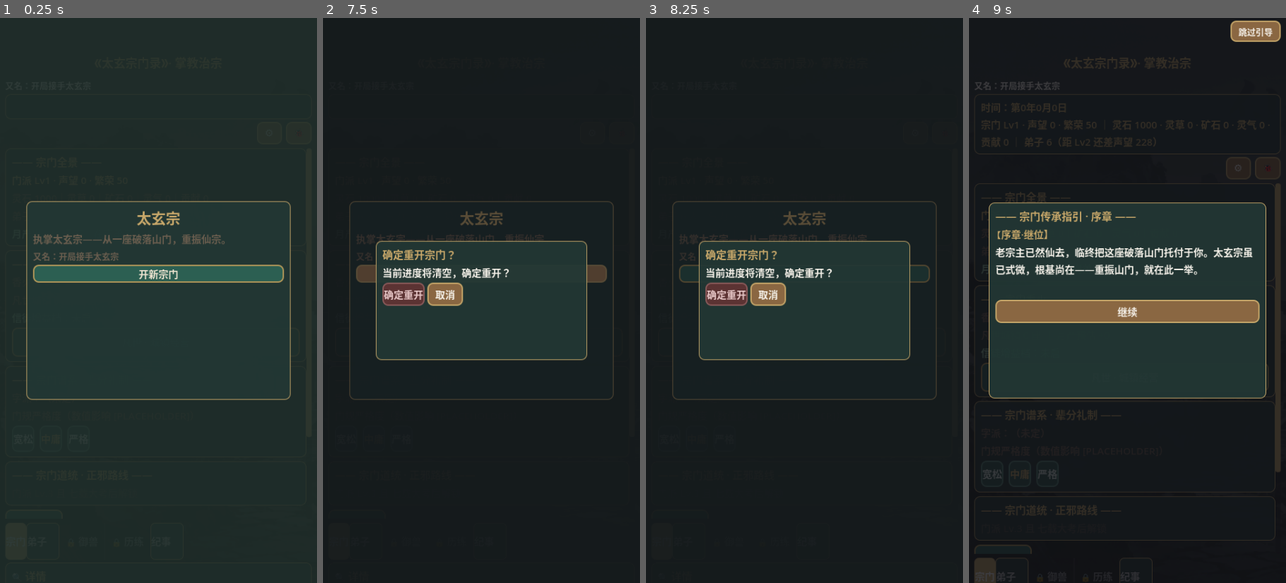
Above: before the commit, frames 1-4 (left to right).
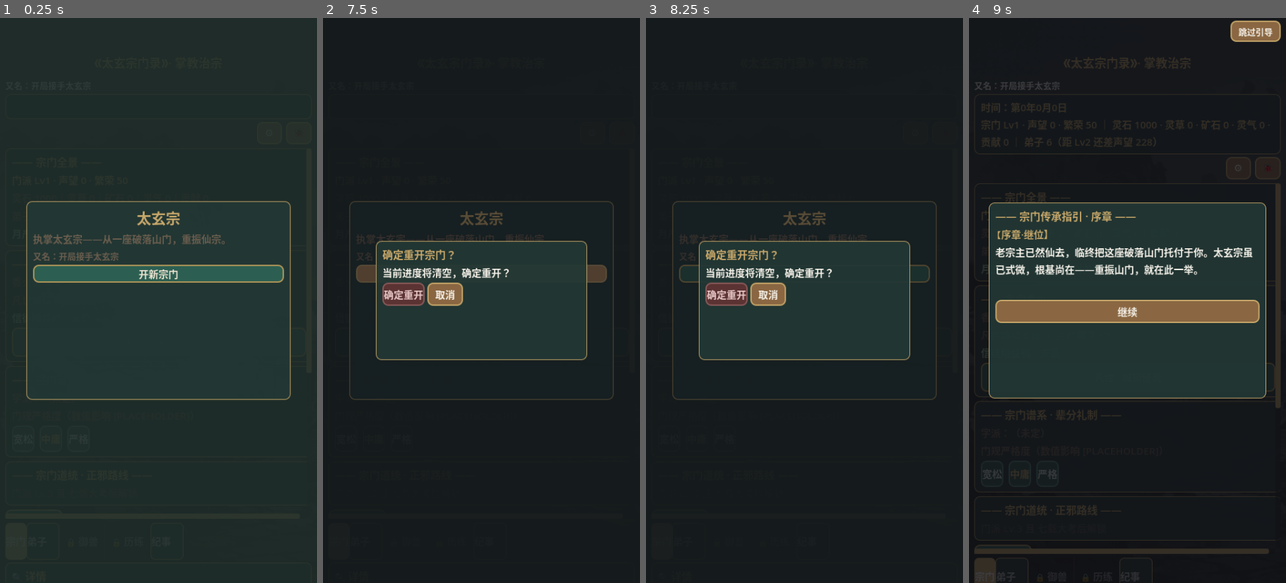
Above: after the commit, the same moments.

Repository: ytysean/xiuxain---game
Game: Godot game, scene res://main.tscn
Same seed, same stepped clock (60 frames per second), same inputs: the game is played once before the commit and once after it.
Inputs (mouse positions are in pixels of both pictures, inside the frame that each line leads up to):
- Up to frame 1 (0.25 s): no input
- Up to frame 2 (7.5 s): click "《太玄宗门录》· 掌教治宗" at 0.5 s; click "⚙" at 1.25 s; click "🐞" at 2 s; click "凡世 · 城镇经营" at 2.75 s; click "宽松" at 3.5 s; click "中庸" at 4.25 s; click "严格" at 5 s; click "ἀ0 宗门要务" at 5.75 s; click (351, 566) at 6.5 s, where only the run before the commit has a clickable "洞府"; click "开新宗门" at 7.25 s
- Up to frame 3 (8.25 s): click (728, 566) at 8 s, where only the run before the commit has a clickable "修炼"
- Up to frame 4 (9 s): click "确定重开" at 8.75 s

The runs differ from the first frame. In frame 4, 1.2% of the frame differs, in the area x 2-99%, y 29-95%.

Commit message:
feat(batch-b): 波次B #4品级权益展示 + #2纪事扩展（零经济触碰·pre_f5 25绿·带2项非阻断CONCERN·O3随波次C修复）

Diff:
--- /dev/null
+++ b/config/品级权益映射.csv
@@ -0,0 +1,5 @@
+品级,门派等级阈值,编制上限,解锁功能,弹窗标题,弹窗文案
+九品,1,10,周边历练,〔九品·开宗〕,开宗立派，编户十人，可遣弟子周边历练，初窥修行门径。
+八品,3,20,丹房·器堂·坊市基础,〔八品·兴业〕,门派渐兴，编户二十，丹房器堂并立，坊市初通，物用稍丰。（对齐原 Lv≥3 解锁）
+七品,5,35,御兽·中级历练,〔七品·隆业〕,基业隆厚，编户三十五，御兽有堂，可遣弟子中级历练，声名渐起。
+六品,7,50,藏经阁高阶功法·宗门大比,〔六品·鼎盛〕,宗门鼎盛，编户五十，藏经阁启高阶功法，七载大比论英雄。
--- a/disciple.gd
+++ b/disciple.gd
@@ -132,8 +132,11 @@
 
 # 解锁职业池（由 Game 按门派等级设置，筑基判定职业时使用）
 static var 解锁职业池: Array = ["道修","体修","法修"]
+# WAVE-B #2：稳定弟子ID分配器（类级自增；load 后由 Game 重置为 max+1，保证跨弟子不重/重载不丢）
+static var 下一弟子ID: int = 1
 
 var 姓名: String = ""
+var 弟子ID: int = 0   # WAVE-B #2：稳定唯一ID（创建时分配，存档持久化，旧档缺键则保留 _init 分配的临时ID）
 var 资质: String = ""
 var 灵根: String = ""
 var 灵根品阶: String = "凡品"   # 灵根品阶轴（天品/极品/上品/良品/凡品），对齐 spec 概率生成。
@@ -184,6 +187,9 @@
 
 func _init():
 	随机生成()
+	# WAVE-B #2：分配稳定唯一ID（_init 在 创建 与 from_dict 前均会执行；from_dict 会按需覆盖为存档ID）
+	弟子ID = 下一弟子ID
+	下一弟子ID += 1
 
 func 总战力() -> int:
 	# 对齐 ADR-001 §4.2：仅计已穿戴装备，走乘性公式
@@ -1042,7 +1048,7 @@
 		if it != null:
 			装备字典[槽] = it.to_dict()
 	return {
-		"姓名": 姓名, "资质": 资质, "灵根": 灵根, "destiny_id": destiny_id, "性格": 性格,
+		"姓名": 姓名, "弟子ID": 弟子ID, "资质": 资质, "灵根": 灵根, "destiny_id": destiny_id, "性格": 性格,
 		"境界": 境界, "寿元": 寿元, "基础修炼速度": 基础修炼速度, "修炼速度": 修炼速度, "战力": 战力, "备注": 备注,
 		"职业": 职业, "堂口": 堂口, "修炼进度": 修炼进度, "年龄": 年龄, "瓶颈打磨值": 瓶颈打磨值, "稳固期剩余": 稳固期剩余, "丹毒": 丹毒,
 		"灵根品阶": 灵根品阶, "身份": 身份, "来源": 来源,
@@ -1056,6 +1062,8 @@
 
 func from_dict(d: Dictionary):
 	姓名 = d.get("姓名", "")
+	# WAVE-B #2：恢复稳定ID（缺键→保留 _init 已分配的临时ID，旧档首次载入即获得唯一ID并随后续存档固化）
+	弟子ID = int(d.get("弟子ID", 弟子ID))
 	资质 = d.get("资质", "")
 	灵根 = d.get("灵根", "")
 	# 灵根品阶：新档直读；旧档按灵根类型推导（天灵根→天品 / 变异→极品 / 五行→上品）
--- a/game_state.gd
+++ b/game_state.gd
@@ -335,6 +335,18 @@
 	_加载阵法配置_S1()
 	_加载阵法物品_S1()
 	弟子变动.emit()
+
+# WAVE-B #2：取弟子纪事（按 弟子ID 过滤；旧档 entry 缺 弟子ID 时回退 弟子==姓名，兼容旧档）
+func 取弟子纪事(目标ID: int, 姓名: String = "") -> Array:
+	var 结果: Array = []
+	for 记 in 宗门纪事:
+		var 记ID: int = int(记.get("弟子ID", 0))
+		if 记ID != 0:
+			if 记ID == 目标ID:
+				结果.append(记)
+		elif 姓名 != "" and 记.get("弟子", "") == 姓名:
+			结果.append(记)
+	return 结果
 
 # 初始建宗（首次运行）：若干练气弟子 + 一位已入门长老作示范
 func 初始建宗():
@@ -997,7 +1009,7 @@
 			_加推演条目("【%s】道心通明，突破至 %s！" % [d.姓名, d.境界], ET_BREAKTHROUGH, PRIO_HIGH, {"弟子": d.姓名, "境界": d.境界})
 			# 天品灵根弟子突破 → 仪式感
 			if d.灵根品阶 == "天品":
-				宗门纪事.append({"日": 累计游戏日, "弟子": d.姓名, "稀有度": "天品", "名称": "天品突破", "文案": "天品灵根弟子【%s】突破至%s，道行精进，全宗灵机涌动。" % [d.姓名, d.境界]})
+				宗门纪事.append({"日": 累计游戏日, "弟子": d.姓名, "弟子ID": d.弟子ID, "稀有度": "天品", "名称": "天品突破", "文案": "天品灵根弟子【%s】突破至%s，道行精进，全宗灵机涌动。" % [d.姓名, d.境界]})
 				设置气运buff(0.02, 0.01, 3)
 				天品突破播报 += "【%s】突破至%s\n" % [d.姓名, d.境界]
 			if d.堂口 != "":
@@ -1630,7 +1642,7 @@
 	奇遇发生.emit(q, d)
 	# 宗门纪事（最简版）：追加本次触发记录
 	宗门纪事.append({
-		"日": 累计游戏日, "弟子": d.姓名, "稀有度": q.get("稀有度", "普通"),
+		"日": 累计游戏日, "弟子": d.姓名, "弟子ID": d.弟子ID, "稀有度": q.get("稀有度", "普通"),
 		"名称": q.get("event_name", "无名奇遇"), "文案": q.get("文案", ""),
 	})
 	return q
@@ -1852,7 +1864,7 @@
 		var 解析摘要: String = _解析并发放奇遇奖励(d, 奖励文本)
 		if 解析摘要 != "":
 			摘要 += 解析摘要
-			宗门纪事.append({"日": 累计游戏日, "弟子": d.姓名, "稀有度": q.get("稀有度", "普通"), "名称": q.get("event_name", "奇遇奖励"), "文案": "获得奖励：%s" % 解析摘要.strip_edges()})
+			宗门纪事.append({"日": 累计游戏日, "弟子": d.姓名, "弟子ID": d.弟子ID, "稀有度": q.get("稀有度", "普通"), "名称": q.get("event_name", "奇遇奖励"), "文案": "获得奖励：%s" % 解析摘要.strip_edges()})
 	# 道心值：待道心系统；本 Sprint 先记 履历（ADR-002 D5）。
 	d.履历.append(摘要)
 
@@ -1897,7 +1909,7 @@
 	d.履历.append(摘要)
 	# 征伐奇遇也写宗门纪事（_尝试触发奇遇的L227可能被冷却/概率拦住）
 	宗门纪事.append({
-		"日": 累计游戏日, "弟子": d.姓名,
+		"日": 累计游戏日, "弟子": d.姓名, "弟子ID": d.弟子ID,
 		"稀有度": q.get("稀有度", "普通"), "名称": "征伐·%s" % q.get("event_name", "无名"),
 		"文案": "%s（回合%d）" % ["大捷" if 战报["is_win"] else "失利", 战报.get("round_count", 0)],
 	})
@@ -2177,7 +2189,7 @@
 			var 得主: Disciple = 弟子列表[randi() % 弟子列表.size()]
 			var 丹: Item = _造低阶物品("dan_yao", "凡阶")
 			得主.背包.append(丹)
-			宗门纪事.append({"日": 累计游戏日, "弟子": 得主.姓名, "稀有度": "建筑被动", "名称": "丹堂赠丹", "文案": "丹堂额外炼制一枚【%s】，赐予【%s】。" % [丹.名称, 得主.姓名]})
+			宗门纪事.append({"日": 累计游戏日, "弟子": 得主.姓名, "弟子ID": 得主.弟子ID, "稀有度": "建筑被动", "名称": "丹堂赠丹", "文案": "丹堂额外炼制一枚【%s】，赐予【%s】。" % [丹.名称, 得主.姓名]})
 			_加推演条目("【丹堂】额外炼出一枚【%s】，赐予弟子。" % 丹.名称, ET_LOOT, PRIO_NORMAL, {"建筑": "dantang"})
 
 	# 器堂赠宝（P0 配置驱动梯度池 + P1 分配权重/保底/冗余 + P2 轻量堂主加成）
@@ -2209,7 +2221,7 @@
 					if 兜底得主 != null:
 						var 兜底器: Item = _造低阶物品("fabao", "凡阶")
 						兜底得主.背包.append(兜底器)
-						宗门纪事.append({"日": 累计游戏日, "弟子": 兜底得主.姓名, "稀有度": "建筑被动", "名称": "器堂赠宝", "文案": "器堂额外锻造一件【%s】，赐予【%s】。" % [兜底器.名称, 兜底得主.姓名]})
+						宗门纪事.append({"日": 累计游戏日, "弟子": 兜底得主.姓名, "弟子ID": 兜底得主.弟子ID, "稀有度": "建筑被动", "名称": "器堂赠宝", "文案": "器堂额外锻造一件【%s】，赐予【%s】。" % [兜底器.名称, 兜底得主.姓名]})
 						_加推演条目("【器堂】额外锻造一件【%s】，赐予弟子。" % 兜底器.名称, ET_LOOT, PRIO_NORMAL, {"建筑": "qitang"})
 						_器堂赠宝_记录上阵(兜底得主)
 			else:
@@ -2230,12 +2242,12 @@
 					if 冗余:
 						# P1 冗余：法宝同品阶及以上已持有 → 拆解折算阵纹碎片入背包（不建仓库）
 						_发放阵纹碎片(得主, 数量)
-						宗门纪事.append({"日": 累计游戏日, "弟子": 得主.姓名, "稀有度": "建筑被动", "名称": "器堂赠宝·拆解", "文案": "【%s】已执同阶法宝，赠宝拆解折算阵纹碎片×%d。" % [得主.姓名, 数量]})
+						宗门纪事.append({"日": 累计游戏日, "弟子": 得主.姓名, "弟子ID": 得主.弟子ID, "稀有度": "建筑被动", "名称": "器堂赠宝·拆解", "文案": "【%s】已执同阶法宝，赠宝拆解折算阵纹碎片×%d。" % [得主.姓名, 数量]})
 						_加推演条目("【器堂】赠宝与同阶法宝重叠，拆解折算阵纹碎片×%d。" % 数量, ET_LOOT, PRIO_NORMAL, {"建筑": "qitang"})
 					else:
 						for _i in range(数量):
 							得主.背包.append(_造器堂赠宝物(命中行))
-						宗门纪事.append({"日": 累计游戏日, "弟子": 得主.姓名, "稀有度": "建筑被动", "名称": "器堂赠宝", "文案": "器堂赐下【%s】×%d，予【%s】。" % [命中行.get("item_name", ""), 数量, 得主.姓名]})
+						宗门纪事.append({"日": 累计游戏日, "弟子": 得主.姓名, "弟子ID": 得主.弟子ID, "稀有度": "建筑被动", "名称": "器堂赠宝", "文案": "器堂赐下【%s】×%d，予【%s】。" % [命中行.get("item_name", ""), 数量, 得主.姓名]})
 						_加推演条目("【器堂】赐下【%s】×%d。" % [命中行.get("item_name", ""), 数量], ET_LOOT, PRIO_NORMAL, {"建筑": "qitang"})
 					_器堂赠宝_记录上阵(得主)
 
@@ -2413,7 +2425,7 @@
 		var 高档名: String = 序[idx + 1]
 		d.destiny_id = 高品级池[randi() % 高品级池.size()]
 		d._应用命格养成加成()
-		宗门纪事.append({"日": 累计游戏日, "弟子": d.姓名, "稀有度": "建筑被动", "名称": "命格重塑", "文案": "洗髓池机缘，【%s】命格品质提升（%s→%s）。" % [d.姓名, 当前品级, 高档名]})
+		宗门纪事.append({"日": 累计游戏日, "弟子": d.姓名, "弟子ID": d.弟子ID, "稀有度": "建筑被动", "名称": "命格重塑", "文案": "洗髓池机缘，【%s】命格品质提升（%s→%s）。" % [d.姓名, 当前品级, 高档名]})
 		_加推演条目("【洗髓池】天道垂青，【%s】命格品质提升。" % d.姓名, ET_SECT, PRIO_NORMAL, {"建筑": "xichi"})
 		做了 = true
 	else:
@@ -2421,7 +2433,7 @@
 		if d.性格 in 负面:
 			var 中性: Array = ["沉稳守道", "恬淡悟道", "仁心济世", "守礼尊师"]
 			var 新性格: String = 中性[randi() % 中性.size()]
-			宗门纪事.append({"日": 累计游戏日, "弟子": d.姓名, "稀有度": "建筑被动", "名称": "性格洗练", "文案": "洗髓池机缘，【%s】洗去「%s」心障，转「%s」。" % [d.姓名, d.性格, 新性格]})
+			宗门纪事.append({"日": 累计游戏日, "弟子": d.姓名, "弟子ID": d.弟子ID, "稀有度": "建筑被动", "名称": "性格洗练", "文案": "洗髓池机缘，【%s】洗去「%s」心障，转「%s」。" % [d.姓名, d.性格, 新性格]})
 			d.性格 = 新性格
 			_加推演条目("【洗髓池】天道垂青，【%s】洗去心障，心性转善。" % d.姓名, ET_SECT, PRIO_NORMAL, {"建筑": "xichi"})
 			做了 = true
@@ -2429,7 +2441,7 @@
 			var 高档名: String = 序[idx + 1]
 			d.destiny_id = 高品级池[randi() % 高品级池.size()]
 			d._应用命格养成加成()
-			宗门纪事.append({"日": 累计游戏日, "弟子": d.姓名, "稀有度": "建筑被动", "名称": "命格重塑", "文案": "洗髓池机缘，【%s】命格品质提升（%s→%s）。" % [d.姓名, 当前品级, 高档名]})
+			宗门纪事.append({"日": 累计游戏日, "弟子": d.姓名, "弟子ID": d.弟子ID, "稀有度": "建筑被动", "名称": "命格重塑", "文案": "洗髓池机缘，【%s】命格品质提升（%s→%s）。" % [d.姓名, 当前品级, 高档名]})
 			_加推演条目("【洗髓池】天道垂青，【%s】命格品质提升。" % d.姓名, ET_SECT, PRIO_NORMAL, {"建筑": "xichi"})
 			做了 = true
 	# 注：若弟子已为投放最高品级(极品，天品未投放)且性格非负面，则本次机缘无实质收益（极罕见，不写条目）
@@ -2491,7 +2503,7 @@
 		var 旧负责 := 现负责
 		_设负责人(d.堂口, d)
 		if 旧负责 != null:
-			宗门纪事.append({"日": 累计游戏日, "弟子": 旧负责.姓名, "稀有度": "宗门", "名称": "人事变动", "文案": "【人事】%s主事由 %s 接替 %s" % [堂口列表[d.堂口]["名称"], d.姓名, 旧负责.姓名]})
+			宗门纪事.append({"日": 累计游戏日, "弟子": 旧负责.姓名, "弟子ID": 旧负责.弟子ID, "稀有度": "宗门", "名称": "人事变动", "文案": "【人事】%s主事由 %s 接替 %s" % [堂口列表[d.堂口]["名称"], d.姓名, 旧负责.姓名]})
 
 func _设负责人(key: String, d: Disciple):
 	# S1 批2：仅当主事实际变更（旧主事存在且非同一人）→ 政绩清零 + 里程碑/事件标记重置（新任期）。
@@ -2515,7 +2527,7 @@
 		return false
 	_设负责人(key, d)
 	堂口列表[key]["负责人锁定"] = true
-	宗门纪事.append({"日": 累计游戏日, "弟子": d.姓名, "稀有度": "宗门", "名称": "人事任命", "文案": "【人事】%s 被任命为%s主事" % [d.姓名, 堂口列表[key]["名称"]]})
+	宗门纪事.append({"日": 累计游戏日, "弟子": d.姓名, "弟子ID": d.弟子ID, "稀有度": "宗门", "名称": "人事任命", "文案": "【人事】%s 被任命为%s主事" % [d.姓名, 堂口列表[key]["名称"]]})
 	_加推演条目("【人事】%s 任%s主事。" % [d.姓名, 堂口列表[key]["名称"]], ET_APPOINT, PRIO_NORMAL, {"弟子": d.姓名, "堂口": key})
 	弟子变动.emit()
 
@@ -2695,13 +2707,13 @@
 		d.考核心得 = true
 		贡献点 -= 考核失败扣减
 		结果["贡献扣减"] += 考核失败扣减
-		宗门纪事.append({"日": 累计游戏日, "弟子": d.姓名, "稀有度": "宗门", "名称": "阶位考核", "文案": "【考核】%s 晋阶%s失利，需再磨砺。" % [d.姓名, 目标阶位]})
+		宗门纪事.append({"日": 累计游戏日, "弟子": d.姓名, "弟子ID": d.弟子ID, "稀有度": "宗门", "名称": "阶位考核", "文案": "【考核】%s 晋阶%s失利，需再磨砺。" % [d.姓名, 目标阶位]})
 	结果["阶位"] = d.阶位
 	return 结果
 
 # 晋升仪式感：纪事永录 + 推演条目 + 全宗士气临时加成（复用 设置气运buff，§4.7）
 func _晋升仪式感(d: Disciple):
-	宗门纪事.append({"日": 累计游戏日, "弟子": d.姓名, "稀有度": "宗门", "名称": "阶位晋升", "文案": "【晋升】%s 晋升为 阶位·%s" % [d.姓名, d.阶位]})
+	宗门纪事.append({"日": 累计游戏日, "弟子": d.姓名, "弟子ID": d.弟子ID, "稀有度": "宗门", "名称": "阶位晋升", "文案": "【晋升】%s 晋升为 阶位·%s" % [d.姓名, d.阶位]})
 	_加推演条目("【晋升】%s 任 阶位·%s。" % [d.姓名, d.阶位], ET_APPOINT, PRIO_NORMAL, {"弟子": d.姓名, "阶位": d.阶位})
 	match d.阶位:
 		"堂主", "长老": 设置气运buff(0.02, 0.01, 3)
@@ -2733,7 +2745,7 @@
 	var 新idx: int = idx - 1
 	d.阶位 = ("无" if 新idx < 0 else d.阶位层级序[新idx])
 	结果["ok"] = true
-	宗门纪事.append({"日": 累计游戏日, "弟子": d.姓名, "稀有度": "宗门", "名称": "罢免阶位", "文案": "【罢免】%s 被罢去阶位，现任 阶位·%s。" % [d.姓名, d.阶位]})
+	宗门纪事.append({"日": 累计游戏日, "弟子": d.姓名, "弟子ID": d.弟子ID, "稀有度": "宗门", "名称": "罢免阶位", "文案": "【罢免】%s 被罢去阶位，现任 阶位·%s。" % [d.姓名, d.阶位]})
 	return 结果
 
 func _按姓名找(名: String) -> Disciple:
@@ -2823,7 +2835,7 @@
 	# 天品灵根弟子 → 破格：写宗门纪事 + 触发全宗气运 buff（7日 修炼+3%/产出+2%）
 	for 徒 in 新徒:
 		if 徒.灵根品阶 == "天品":
-			宗门纪事.append({"日": 累计游戏日, "弟子": 徒.姓名, "稀有度": "天品", "名称": "天品灵根弟子", "文案": "接引大典检出天品灵根弟子【%s】，全宗士气大振。" % 徒.姓名})
+			宗门纪事.append({"日": 累计游戏日, "弟子": 徒.姓名, "弟子ID": 徒.弟子ID, "稀有度": "天品", "名称": "天品灵根弟子", "文案": "接引大典检出天品灵根弟子【%s】，全宗士气大振。" % 徒.姓名})
 			设置气运buff(0.03, 0.02, 7)
 			立大功标记[徒.姓名] = true   # D5：天品接引 = 立大功（运行时态标记，支持声望破格）
 			break
@@ -3094,7 +3106,7 @@
 			宗门库房.append(it)
 		d.背包.clear()
 		# 纪事入册（按身份分档）
-		宗门纪事.append({"日": 累计游戏日, "弟子": d.姓名, "名称": "坐化", "文案": _坐化纪事文案(d)})
+		宗门纪事.append({"日": 累计游戏日, "弟子": d.姓名, "弟子ID": d.弟子ID, "名称": "坐化", "文案": _坐化纪事文案(d)})
 		_加推演条目("【%s】寿元耗尽，坐化于山门。" % d.姓名, ET_SECT, PRIO_NORMAL, {"弟子": d.姓名})
 		弟子列表.erase(d)
 
@@ -3273,6 +3285,12 @@
 		var d := Disciple.new()
 		d.from_dict(dd)
 		弟子列表.append(d)
+	# WAVE-B #2：载入后重置ID分配器，避免后续新建弟子与已载入弟子ID冲突（取现有最大ID+1）
+	var _max弟子ID := 0
+	for _d in 弟子列表:
+		if _d.弟子ID > _max弟子ID:
+			_max弟子ID = _d.弟子ID
+	Disciple.下一弟子ID = max(Disciple.下一弟子ID, _max弟子ID + 1)
 	for ed in data.get("lingshou_dan", []):
 		var e := Beast.new()
 		e.from_dict(ed)
--- a/main.gd
+++ b/main.gd
@@ -434,6 +434,7 @@
 	内容.add_child(_宗门谱系面板())
 	内容.add_child(_宗门路线面板())   # S1 批5-C：正邪路线抉择面板（挂宗门页，不新开 Tab）
 	内容.add_child(_建_玉牌())
+	内容.add_child(_品级权益总览面板())   # WAVE-B #4：当前品级权益总览（读 门派等级→映射品级权益；复用本页，不新增按钮）
 	# W4 快捷入口网格（受控，禁止滚动按钮墙）
 	var 网格 := GridContainer.new()
 	网格.columns = 3
@@ -1029,7 +1030,7 @@
 	Game.结算征伐奇遇(当前选中, 征伐事件)
 	# 补写宗门纪事（强制征伐绕过了 _尝试触发奇遇 的纪事写入路径）
 	Game.宗门纪事.append({
-		"日": Game.累计游戏日, "弟子": 当前选中.姓名,
+		"日": Game.累计游戏日, "弟子": 当前选中.姓名, "弟子ID": 当前选中.弟子ID,
 		"稀有度": 征伐事件.get("稀有度", "普通"),
 		"名称": 征伐事件.get("event_name", "强制征伐"),
 		"文案": 征伐事件.get("文案", "") + " [调试]",
@@ -1060,7 +1061,7 @@
 		_toast("（无弟子可承载聚气丹奇遇）")
 		return
 	var 摘要: String = Game._解析并发放奇遇奖励(d, "dan_low:2")
-	Game.宗门纪事.append({"日": Game.累计游戏日, "弟子": d.姓名, "稀有度": "普通", "名称": "调试·聚气丹", "文案": "获得奖励：%s" % 摘要.strip_edges()})
+	Game.宗门纪事.append({"日": Game.累计游戏日, "弟子": d.姓名, "弟子ID": d.弟子ID, "稀有度": "普通", "名称": "调试·聚气丹", "文案": "获得奖励：%s" % 摘要.strip_edges()})
 	if 当前页名 == "纪事":
 		刷新纪事()
 	_toast("（已强制触发聚气丹奇遇，见「纪事」页签点击验证）")
@@ -1160,6 +1161,61 @@
 			return 评级_默认
 
 # P1：七载大典仪式弹窗（双周期评级收口庆典，零数值，纯展示）
+# WAVE-B #4：品级权益映射表（config/品级权益映射.csv）→ 等级→权益行（懒加载，缺表回退空）
+var _品级权益缓存: Array = []
+var _品级权益已加载: bool = false
+
+func _品级权益表() -> Array:
+	if _品级权益已加载:
+		return _品级权益缓存
+	_品级权益已加载 = true
+	var file: FileAccess = FileAccess.open("res://config/品级权益映射.csv", FileAccess.READ)
+	if file == null:
+		return _品级权益缓存
+	file.get_csv_line()  # 跳过 header
+	while not file.eof_reached():
+		var parts: PackedStringArray = file.get_csv_line()
+		if parts.size() < 6:
+			continue
+		_品级权益缓存.append({
+			"品级": parts[0].strip_edges(),
+			"门派等级阈值": int(parts[1].strip_edges()),
+			"编制上限": parts[2].strip_edges(),
+			"解锁功能": parts[3].strip_edges(),
+			"弹窗标题": parts[4].strip_edges(),
+			"弹窗文案": parts[5].strip_edges(),
+		})
+	return _品级权益缓存
+
+# WAVE-B #4：门派等级 → 权益行（取 门派等级阈值 <= 等级 的最高档；缺表回退空字典）
+func _门派等级到品级权益(等级: int) -> Dictionary:
+	var 表: Array = _品级权益表()
+	var 命中: Dictionary = {}
+	for r in 表:
+		if r["门派等级阈值"] <= 等级:
+			if 命中.is_empty() or r["门派等级阈值"] > 命中["门派等级阈值"]:
+				命中 = r
+	return 命中
+
+# WAVE-B #4：宗门设置页——当前品级权益总览（读 门派等级→映射品级权益；纯展示，不新增按钮）
+func _品级权益总览面板() -> PanelContainer:
+	var 卡: PanelContainer = 新面板("—— 宗门品级权益 ——")
+	卡.add_theme_stylebox_override("panel", _暗墨面板())
+	var 文: VBoxContainer = 卡.get_child(0)
+	var 当前: Dictionary = _门派等级到品级权益(Game.门派等级)
+	var 当前品级名: String = 当前.get("品级", "九品") if not 当前.is_empty() else "九品"
+	var 当前行 := Label.new()
+	当前行.text = "当前品级：%s（门派 Lv%d）" % [当前品级名, Game.门派等级]
+	当前行.add_theme_color_override("font_color", 暗金)
+	文.add_child(当前行)
+	for r in _品级权益表():
+		var 已达: bool = r["门派等级阈值"] <= Game.门派等级
+		var 行 := Label.new()
+		行.text = "%s　编制上限 %s　解锁：%s%s" % [r["品级"], r["编制上限"], r["解锁功能"], ("" if 已达 else "（未达门槛）")]
+		行.add_theme_color_override("font_color", 暗金 if 已达 else 次墨)
+		文.add_child(行)
+	return 卡
+
 func _弹七载大典():
 	var 弹: Dictionary = _new_detail_popup("太玄宗·七载宗门大考")
 	var 内容: VBoxContainer = 弹["内容"]
@@ -1195,7 +1251,14 @@
 		if 晋升至 > 0:
 			var l := Label.new(); l.text = "〔宗门品阶跃迁〕晋至 Lv.%d" % 晋升至
 			l.add_theme_font_size_override("font_size", FONT_AUX); l.add_theme_color_override("font_color", 次墨); 块.add_child(l)
-		内容.add_child(块)
+			# WAVE-B #4：本次解锁权益（按晋升至映射品级，查 品级权益映射.csv 取标题+文案；晋升至==0 不显示，无空块）
+			var 权益: Dictionary = _门派等级到品级权益(晋升至)
+			if not 权益.is_empty():
+				var 标 := Label.new(); 标.text = "〔本次解锁权益〕" + 权益.get("弹窗标题", "")
+				标.add_theme_font_size_override("font_size", FONT_AUX); 标.add_theme_color_override("font_color", 暗金); 块.add_child(标)
+				var 案 := Label.new(); 案.text = 权益.get("弹窗文案", "")
+				案.add_theme_font_size_override("font_size", FONT_AUX); 案.add_theme_color_override("font_color", 次墨); 块.add_child(案)
+			内容.add_child(块)
 	# 收尾纪年
 	var 铭 := Label.new()
 	铭.text = (文["收尾"] % 序号) + "\n—— 太玄宗·七载大典 ——"
@@ -2508,8 +2571,8 @@
 	if Game.宗门纪事.is_empty():
 		var 空 := Label.new(); 空.text = "（宗门纪事暂无记录，奇遇触发后于此回看）"; 纪事区.add_child(空)
 		return
-	# 分类筛选标签栏（全部 / 宗门大事件 / 宗门岁纪 / 日常庶务 / 异闻）
-	var 分类表: Array = ["全部", "宗门大事件", "宗门岁纪", "日常庶务", "异闻"]
+	# 分类筛选标签栏（全部 / 宗门大事件 / 宗门岁纪 / 日常庶务 / 异闻 / 先贤缅怀 / 大典盛事；后二者为 WAVE-B #2 按需扩展，纯文案）
+	var 分类表: Array = ["全部", "宗门大事件", "宗门岁纪", "日常庶务", "异闻", "先贤缅怀", "大典盛事"]
 	var 计数: Dictionary = {}
 	for 分类 in 分类表:
 		计数[分类] = 0
Not shown, added: design/08-功能提案/19-批次B波次B设计评审.md
Not shown, changed: docs/技术债务台账.md
Not shown, added: tests/disciple/test_wave_b.py
Not shown, added: tests/disciple/wave_b_math.py
Not shown, added: tests/qa_wave_b.md
